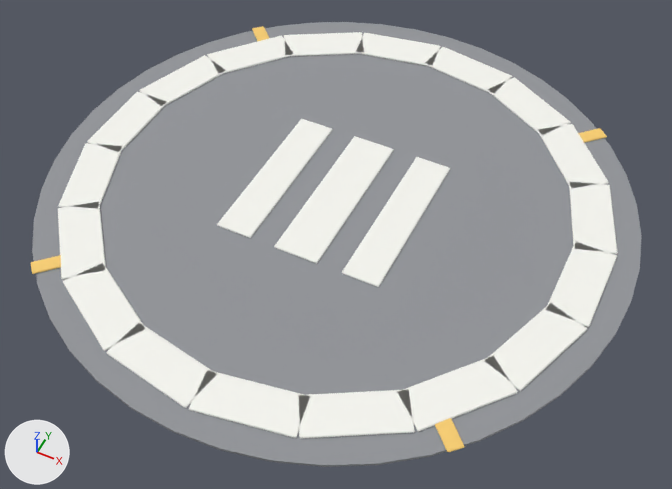
One commit to the glTF model assets/pbr/misc_helipad_marking.glb: the scene before it, then after it.
Rendered twice from a camera (50 mm lens) standing at (2.17, -4.35, 4.92) and looking at (0.11, -0.24, -0.22). The axes (+X, +Y, +Z) are drawn at lower left. The lights are the same throughout. The picture after the commit comes second.

Names of what the first picture shows: 'misc_helipad_marking_band', 'misc_helipad_marking_marks', 'misc_helipad_marking_pad'.
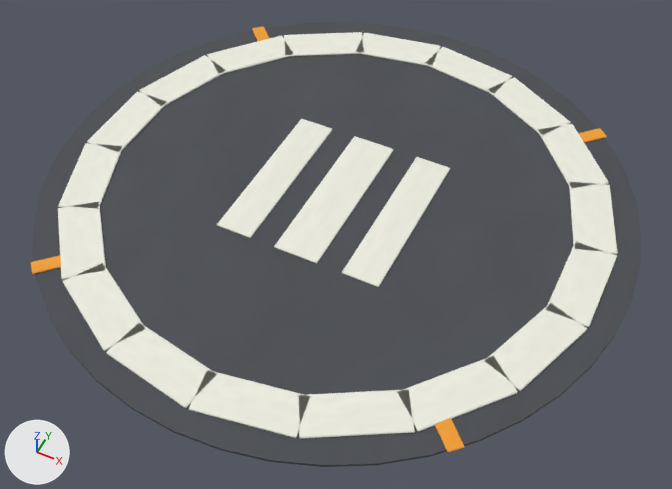
Changed parts and their boxes [x1, y1, x2, y2] in the pictures (672 x 489 px):
```json
{"object": "misc_helipad_marking_pad", "change": "surface changed", "before": [32, 22, 642, 467], "after": [32, 22, 642, 467], "on screen": "darker"}
{"object": "misc_helipad_marking_marks", "change": "surface changed", "before": [31, 26, 607, 452], "after": [31, 26, 607, 452]}
```

Scene script edits in JSON lines:
```json
{"op": "add", "block": "img_vcw_tex_paint_misc_helipad_marking_accent_normal", "code": ["img_vcw_tex_paint_misc_helipad_marking_accent_normal = load_image('vcw_tex_paint_misc_helipad_marking_accent_normal', '_unpacked/vcw_tex_paint_misc_helipad_marking_accent_normal', 128, 128, 'Non-Color')"]}
{"op": "add", "block": "img_vcw_tex_paint_misc_helipad_marking_accent_albedo", "code": ["img_vcw_tex_paint_misc_helipad_marking_accent_albedo = load_image('vcw_tex_paint_misc_helipad_marking_accent_albedo', '_unpacked/vcw_tex_paint_misc_helipad_marking_accent_albedo', 128, 128, 'sRGB')"]}
{"op": "add", "block": "img_vcw_tex_paint_misc_helipad_marking_accent_orm", "code": ["img_vcw_tex_paint_misc_helipad_marking_accent_orm = load_image('vcw_tex_paint_misc_helipad_marking_accent_orm', '_unpacked/vcw_tex_paint_misc_helipad_marking_accent_orm', 128, 128, 'Non-Color')"]}
{"op": "add", "block": "img_vcw_tex_paint_misc_helipad_marking_pad_albedo", "code": ["img_vcw_tex_paint_misc_helipad_marking_pad_albedo = load_image('vcw_tex_paint_misc_helipad_marking_pad_albedo', '_unpacked/vcw_tex_paint_misc_helipad_marking_pad_albedo', 128, 128, 'sRGB')"]}
{"op": "add", "block": "img_vcw_tex_paint_misc_helipad_marking_pad_orm", "code": ["img_vcw_tex_paint_misc_helipad_marking_pad_orm = load_image('vcw_tex_paint_misc_helipad_marking_pad_orm', '_unpacked/vcw_tex_paint_misc_helipad_marking_pad_orm', 128, 128, 'Non-Color')"]}
{"op": "add", "block": "img_vcw_tex_paint_misc_helipad_marking_pad_normal", "code": ["img_vcw_tex_paint_misc_helipad_marking_pad_normal = load_image('vcw_tex_paint_misc_helipad_marking_pad_normal', '_unpacked/vcw_tex_paint_misc_helipad_marking_pad_normal', 128, 128, 'Non-Color')"]}
{"block": "mat_misc_helipad_marking_pad", "change": "nodes: BsdfPrincipled, OutputMaterial"}
{"block": "mat_misc_helipad_marking_pad", "change": "colours: grey #939599"}
{"block": "mat_misc_helipad_marking_pad", "change": "nodes: BsdfPrincipled, NormalMap, OutputMaterial, SeparateColor, TexImage x3"}
{"block": "mat_misc_helipad_marking_pad", "change": "uses the picture img_vcw_tex_paint_misc_helipad_marking_pad_albedo"}
{"block": "mat_misc_helipad_marking_pad", "change": "uses the picture img_vcw_tex_paint_misc_helipad_marking_pad_normal"}
{"block": "mat_misc_helipad_marking_pad", "change": "uses the picture img_vcw_tex_paint_misc_helipad_marking_pad_orm"}
{"block": "mat_misc_helipad_marking_accent", "change": "nodes: BsdfPrincipled, OutputMaterial"}
{"block": "mat_misc_helipad_marking_accent", "change": "colours: orange #f9ce6f"}
{"block": "mat_misc_helipad_marking_accent", "change": "nodes: BsdfPrincipled, NormalMap, OutputMaterial, SeparateColor, TexImage x3"}
{"block": "mat_misc_helipad_marking_accent", "change": "uses the picture img_vcw_tex_paint_misc_helipad_marking_accent_albedo"}
{"block": "mat_misc_helipad_marking_accent", "change": "uses the picture img_vcw_tex_paint_misc_helipad_marking_accent_normal"}
{"block": "mat_misc_helipad_marking_accent", "change": "uses the picture img_vcw_tex_paint_misc_helipad_marking_accent_orm"}
```
